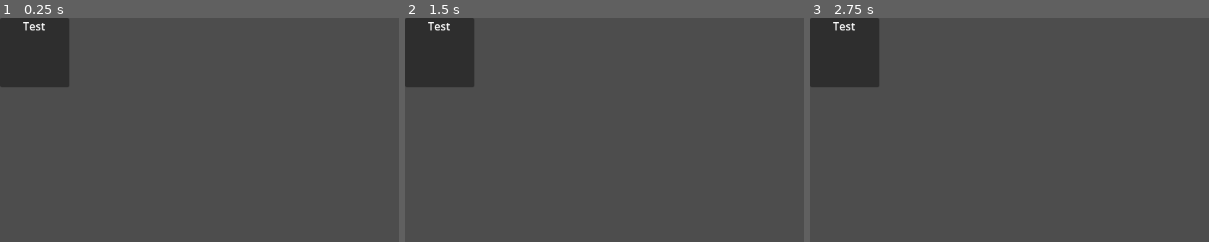
Above: before the commit, frames 1-3 (left to right).
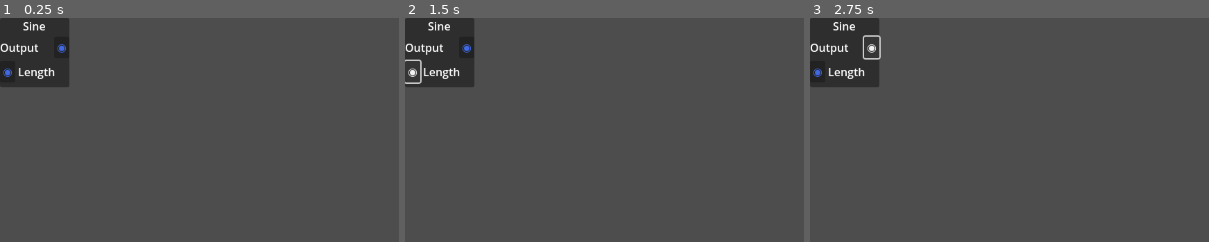
Above: after the commit, the same moments.

Repository: The64thGamer/Give-LIFE
Game: Godot game, scene res://Scenes/Node Types/Sine.tscn
Same seed, same stepped clock (60 frames per second), same inputs: the game is played once before the commit and once after it. This scene is started directly instead of the project's main scene.
Inputs (mouse positions are % of the whole screen's width and height, from its top left):
- Up to frame 1 (0.25 s): no input
- Up to frame 2 (1.5 s): click (8, 7) at 0.5 s, where only the run after the commit has a clickable "◉"; click (1, 12) at 1.25 s, where only the run after the commit has a clickable "◉"
- Up to frame 3 (2.75 s): click (8, 7) at 2 s, where only the run after the commit has a clickable "◉"
The pictures show only the part of the screen within x 0-50%, y 0-50%; the shares and areas given below are measured in that part.

The runs differ from the first frame. In frame 1, 0.7% of the frame differs, in the area x 0-17%, y 1-28%; in frame 2, 0.8%; in frame 3, 0.9%, in the area x 0-18%, y 1-28%.
Error before the commit: Cannot call method 'get_node' on a null value. (res://Scripts/GL_Node.gd:52)

Commit message:
First screen now working

Diff:
--- a/Scenes/Node Types/Sine.tscn
+++ b/Scenes/Node Types/Sine.tscn
@@ -5,12 +5,12 @@
 
 [node name="Sine" type="Control"]
 layout_mode = 3
-anchors_preset = 15
-anchor_right = 1.0
-anchor_bottom = 1.0
-grow_horizontal = 2
-grow_vertical = 2
+anchors_preset = 0
+mouse_filter = 2
 
 [node name="Node" parent="." instance=ExtResource("1_m6pki")]
 layout_mode = 0
 script = ExtResource("2_claki")
+
+[connection signal="mouse_entered" from="Node" to="Node" method="mouse_enter"]
+[connection signal="mouse_exited" from="Node" to="Node" method="mouse_exit"]
--- a/Scenes/Nodes/Node Row.tscn
+++ b/Scenes/Nodes/Node Row.tscn
@@ -1,22 +1,15 @@
-[gd_scene load_steps=3 format=3 uid="uid://bdcxusbd86oox"]
+[gd_scene load_steps=2 format=3 uid="uid://bdcxusbd86oox"]
 
 [ext_resource type="Script" uid="uid://dwl36vn5chqmq" path="res://Scripts/GL_Node_Point.gd" id="1_fygh4"]
 
-[sub_resource type="RectangleShape2D" id="RectangleShape2D_ljh8l"]
-size = Vector2(15, 15)
-
 [node name="Node Row" type="HBoxContainer"]
 
-[node name="Input" type="Label" parent="."]
+[node name="Input" type="Button" parent="."]
 layout_mode = 2
+mouse_default_cursor_shape = 2
 text = "◉"
-
-[node name="Point" type="Area2D" parent="Input"]
 script = ExtResource("1_fygh4")
-
-[node name="CollisionShape2D" type="CollisionShape2D" parent="Input/Point"]
-position = Vector2(7, 13)
-shape = SubResource("RectangleShape2D_ljh8l")
+isOutput = true
 
 [node name="Label" type="Label" parent="."]
 layout_mode = 2
@@ -24,15 +17,12 @@
 text = "Testtesttesttesttest"
 clip_text = true
 
-[node name="Output" type="Label" parent="."]
+[node name="Output" type="Button" parent="."]
 layout_mode = 2
+mouse_default_cursor_shape = 2
 text = "◉"
-
-[node name="Point" type="Area2D" parent="Output"]
-position = Vector2(-23, 0)
 script = ExtResource("1_fygh4")
 isOutput = true
 
-[node name="CollisionShape2D" type="CollisionShape2D" parent="Output/Point"]
-position = Vector2(7, 13)
-shape = SubResource("RectangleShape2D_ljh8l")
+[connection signal="pressed" from="Input" to="Input" method="_start_drag"]
+[connection signal="pressed" from="Output" to="Output" method="_start_drag"]
--- a/Scenes/Nodes/Node.tscn
+++ b/Scenes/Nodes/Node.tscn
@@ -4,6 +4,7 @@
 custom_minimum_size = Vector2(100, 100)
 offset_right = 100.0
 offset_bottom = 100.0
+mouse_default_cursor_shape = 6
 
 [node name="Holder" type="VBoxContainer" parent="."]
 custom_minimum_size = Vector2(100, 100)
--- a/Scripts/GL_Node.gd
+++ b/Scripts/GL_Node.gd
@@ -2,13 +2,23 @@
 class_name GL_Node
 var rows : Dictionary
 var uuid : int #REMEMBER TO SET THIS ON CREATION
+var dragging : bool
+var canDrag : bool
 
 func _ready():
 	_init_visuals()
-	pass
 
 func _process(delta):
-	pass
+	if dragging:
+		position = get_viewport().get_mouse_position()
+
+func _on_input_event(viewport, event, shape_idx):
+	print(str(event) + "A")
+	if event is InputEventMouseButton:
+		if event.button_index == MOUSE_BUTTON_LEFT && event.pressed && canDrag:
+			dragging = true
+		if event.button_index == MOUSE_BUTTON_LEFT && event.canceled && dragging:
+			dragging = false
 
 func _create_uuid():
 	var rand = RandomNumberGenerator.new()
@@ -20,24 +30,22 @@
 	call_deferred("add_child",nodeVisuals)
 
 func _update_visuals():
-	var holder = get_node("Node").get_node("Holder")
+	var holder = get_node("Holder")
 	for child in holder.get_children():
 		if child.name != "Title":
 			child.queue_free()
 	for key in rows:
 		if rows[key].get("type","default") == "default":
 			var nodeRow = load("res://Scenes/Nodes/Node Row.tscn").instantiate()
-			holder.call_deferred("add_child",nodeRow)
+			holder.add_child(nodeRow)
 			(nodeRow.get_node("Label") as Label).text = str(key)
-			(nodeRow.get_node("Input").get_note("Point") as GL_Node_Point).valueName = str(key)
-			(nodeRow.get_node("Output").get_note("Point") as GL_Node_Point).valueName = str(key)
-			_set_inout_type(nodeRow.get_node("Input") as Label,rows[key].get("input","null"))
-			_set_inout_type(nodeRow.get_node("Output") as Label,rows[key].get("output","null"))
+			(nodeRow.get_node("Input") as GL_Node_Point).valueName = str(key)
+			(nodeRow.get_node("Output") as GL_Node_Point).valueName = str(key)
+			_set_inout_type(nodeRow.get_node("Input") as Button,rows[key]["input"])
+			_set_inout_type(nodeRow.get_node("Output") as Button,rows[key]["output"])
 
-func _set_inout_type(label:Label, value):
+func _set_inout_type(label:Button, value):
 	match typeof(value):
-		_:
-			label.visible = false
 		TYPE_FLOAT:
 			label.text = "◉"
 			label.add_theme_color_override("font_color", Color.ROYAL_BLUE)
@@ -47,9 +55,11 @@
 		TYPE_COLOR:
 			label.text = "▲"
 			label.add_theme_color_override("font_color", Color.WHITE_SMOKE)
+		_:
+			label.visible = false
 
 func _set_title(name:String):
-	(get_node("Node").get_node("Holder").get_node("Title") as Label).text = name
+	(get_node("Holder").get_node("Title") as Label).text = name
 
 func _create_row(name:String,input,output):
 	rows[name] = {"input": input, "output": output}
@@ -69,3 +79,8 @@
 		var input_name = conn.get("input_name", null)
 		if target and input_name:
 			target._recieve_input(input_name, value)
+
+func mouse_enter():
+	canDrag = true
+func mouse_exit():
+	canDrag = false
--- a/Scripts/GL_Node_Point.gd
+++ b/Scripts/GL_Node_Point.gd
@@ -1,4 +1,4 @@
-extends Area2D
+extends Button
 class_name GL_Node_Point
 
 var mainNode : GL_Node
@@ -22,9 +22,7 @@
 
 func _on_input_event(viewport, event, shape_idx):
 	if event is InputEventMouseButton and event.button_index == MOUSE_BUTTON_LEFT:
-		if event.pressed:
-			_start_drag()
-		else:
+		if !event.pressed:
 			_finish_drag()
 
 func _start_drag():
--- a/Scripts/GL_Search.gd
+++ b/Scripts/GL_Search.gd
@@ -8,18 +8,18 @@
 	_set_State(false)
 	_set_rows()
 
-func _process(delta):
-	pass
-
 func _input(event):
-	if event is InputEventMouseButton and event.button_index == MOUSE_BUTTON_RIGHT:
-		if event.pressed:
-			_set_State(!searching)
+	if event is InputEventMouseButton:
+		if event.button_index == MOUSE_BUTTON_RIGHT && event.pressed:
+				_set_State(!searching)
+		#if event.button_index == MOUSE_BUTTON_LEFT && event.pressed && searching:
+				#_set_State(false) #fix when not hovered
 
 func _set_State(state:bool):
 	searching = state
 	visible = searching
 	lastMousePos = get_viewport().get_mouse_position()
+	position = lastMousePos
 
 func _set_rows():
 	var container = get_node("Panel").get_node("ScrollContainer").get_node("Container")
@@ -32,11 +32,14 @@
 		button.pressed.connect(func():
 			_create_node(button.text)
 		)
+		button.pressed.connect(func():
+			_set_State(false)
+		)
 		container.call_deferred("add_child",row)
 
 func _create_node(name:String):
 	var node = load("res://Scenes/Node Types/" + name + ".tscn").instantiate()
 	get_tree().root.add_child(node)
-	print("res://Scenes/Node Types/" + name + ".tscn")
-	node = node as GL_Node
+	node = (node as Control).get_child(0) as GL_Node
+	node.position = lastMousePos
 	node._create_uuid()
